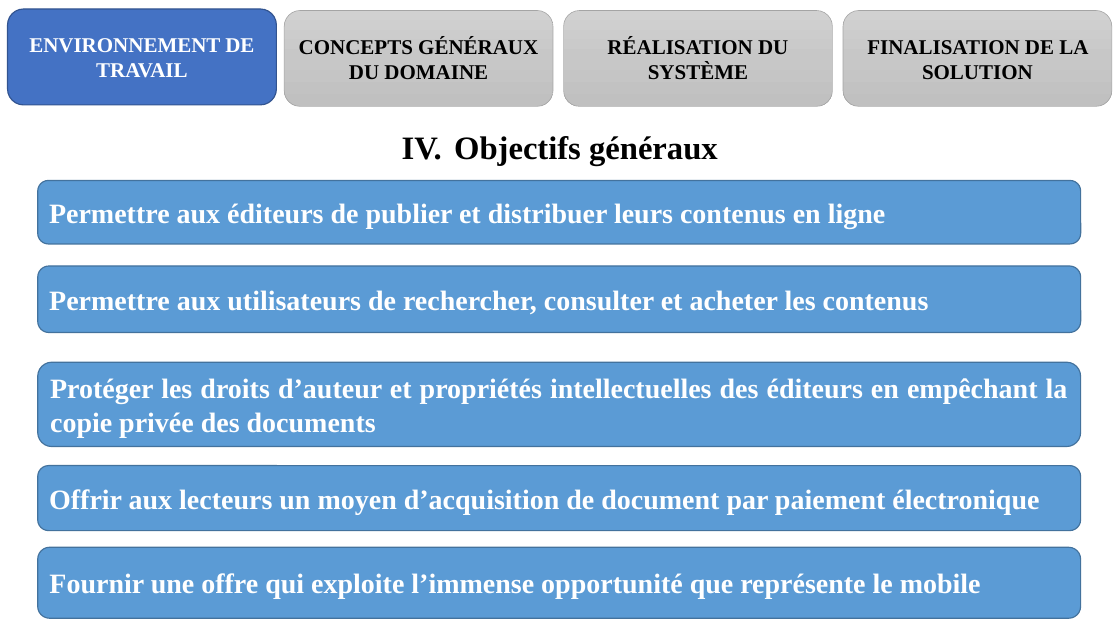
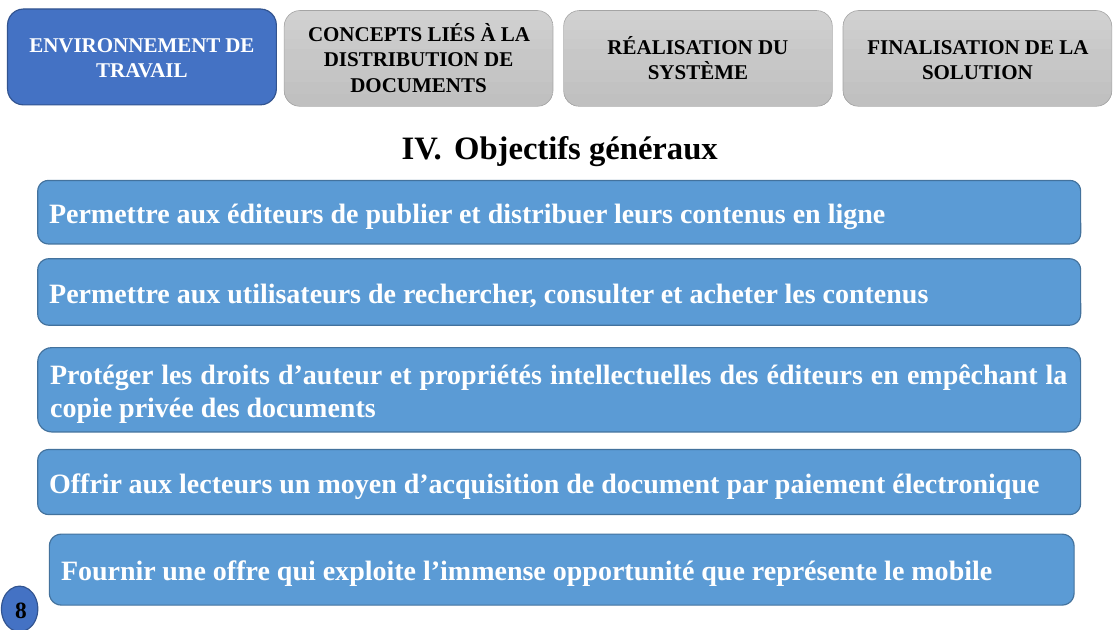
Before and after one commit to melaken/distdocs, a slide deck: slide 8 of Documents/theme/diapo.pptx (slide 7 before the commit). Drawn at 1120x630 pixels with LibreOffice and Linux fonts; fonts in the diff are those of the drawing. Boxes give left, top, right and bottom in pixels: in the first picture for what was removed or moved away, otherwise in the second. Text is boxed around its words. In the diff, an @@ line names an element or a change of style, - is before the commit and + after.

```diff
--- a/Documents/theme/diapo.pptx
+++ b/Documents/theme/diapo.pptx
@@ text in rounded rectangle at [308,25,530,92]: text changed @@
-CONCEPTS GÉNÉRAUX DU DOMAINE
+CONCEPTS LIÉS À LA DISTRIBUTION DE DOCUMENTS
@@ rounded rectangle "Permettre aux utilisateurs de rechercher, ...": place and size @@
-rounded rectangle "Permettre aux utilisateurs de rechercher, ..." at [38,266,1081,333]
+rounded rectangle "Permettre aux utilisateurs de rechercher, ..." at [38,259,1081,325]
@@ rounded rectangle "Protéger les droits d’auteur et ...": place and size @@
-rounded rectangle "Protéger les droits d’auteur et ..." at [38,362,1081,446]
+rounded rectangle "Protéger les droits d’auteur et ..." at [38,348,1081,432]
@@ rounded rectangle "Offrir aux lecteurs un moyen ...": place and size @@
-rounded rectangle "Offrir aux lecteurs un moyen ..." at [38,465,1081,530]
+rounded rectangle "Offrir aux lecteurs un moyen ..." at [38,450,1081,514]
@@ rounded rectangle "Fournir une offre qui exploite ...": place and size @@
-rounded rectangle "Fournir une offre qui exploite ..." at [38,548,1081,618]
+rounded rectangle "Fournir une offre qui exploite ..." at [50,534,1075,605]
@@ page number added at [2,586,38,630], fill #4472C4, outline #325491 1 pt, 20 pt, text #000000, bold @@
+8
```
Also in this commit, not shown: 28 other slides changed, 2 slides added, 26 other files.
